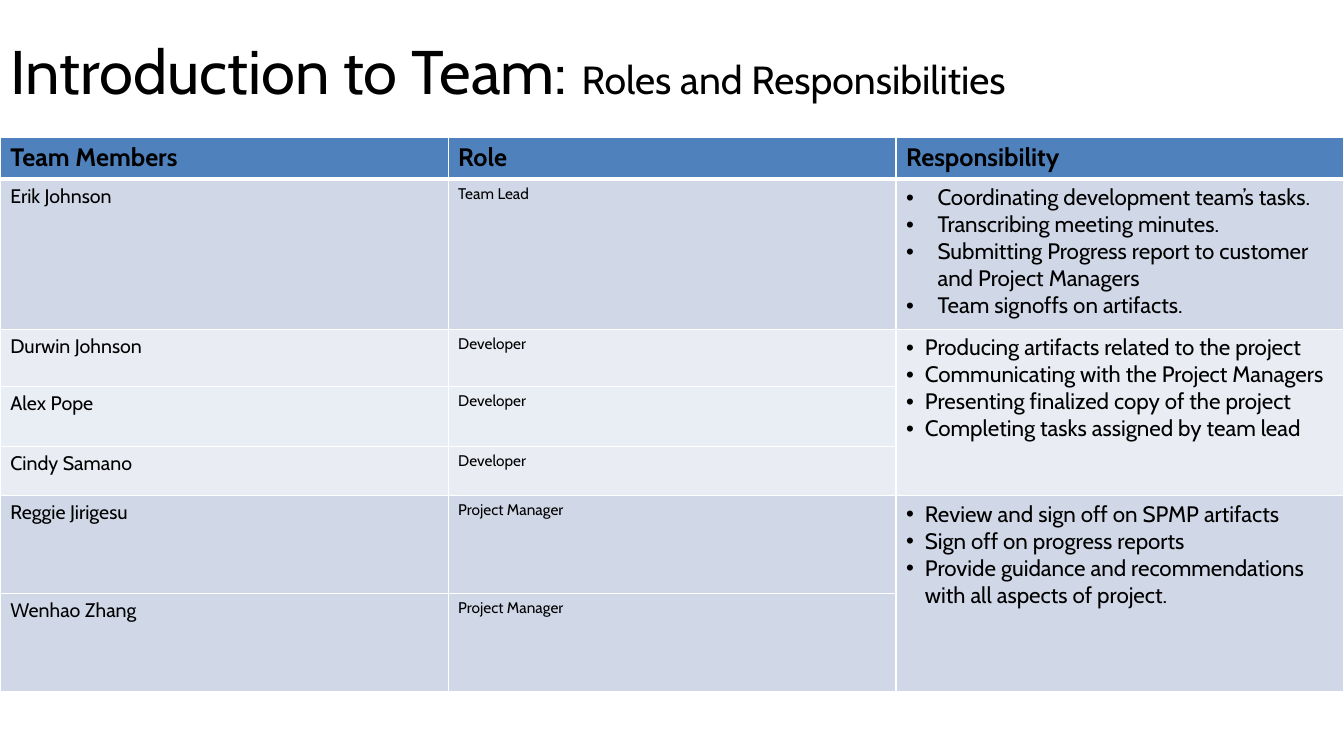
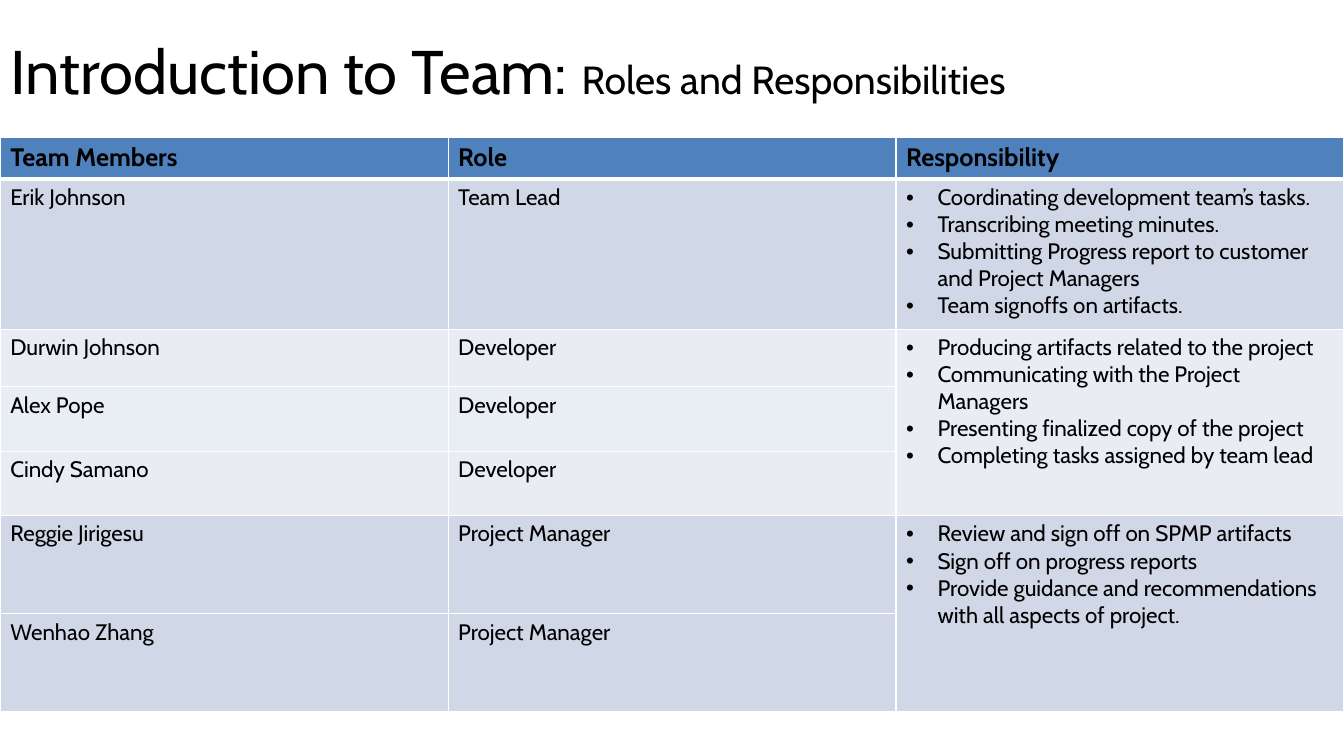
Before and after one commit to umdfeynman/umdfeynman, a slide deck: slide 5 of Work_In_Progress/CS/SPMP_Presentation.pptx. Drawn at 1344x756 pixels with LibreOffice and Linux fonts; fonts in the diff are those of the drawing. Boxes give left, top, right and bottom in pixels: in the first picture for what was removed or moved away, otherwise in the second. Text is boxed around its words. In the diff, an @@ line names an element or a change of style, - is before the commit and + after.

```diff
--- a/Work_In_Progress/CS/SPMP_Presentation.pptx
+++ b/Work_In_Progress/CS/SPMP_Presentation.pptx
@@ table at [0,137,1343,711] @@
@@ size 14 to 16 pt in "Erik Johnson", "Durwin Johnson", "Alex Pope", "Cindy Samano" and 2 more places @@
@@ size 11 to 16 pt in "Team Lead", "Developer", "Developer", "Developer" and 2 more places @@
@@ indent changed @@
```
Also in this commit, not shown: 9 other slides changed, 7 slides added, 1 slide removed.
